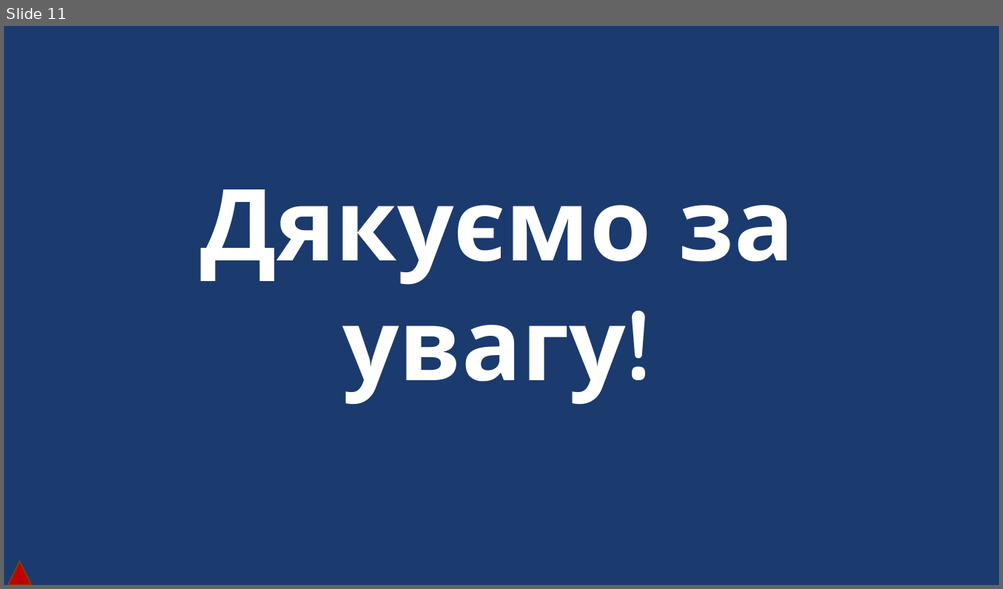
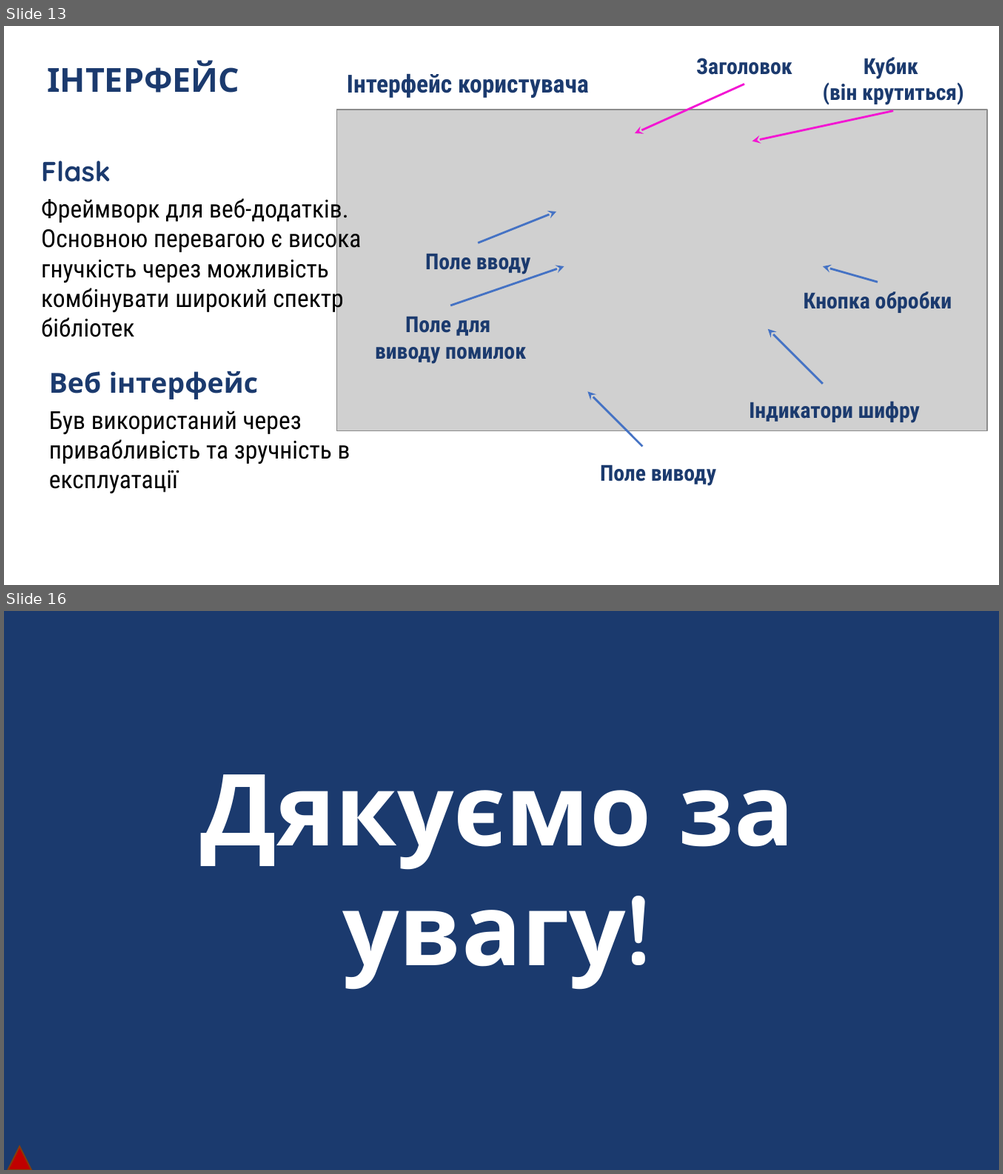
Before and after one commit to DaniilKhortov/BlackBox, a slide deck: BlackBox.pptx. Shown one above the other, each under a label of ours: slide 11 before the commit, slides 13 and 16 after it; the slides between them are not shown. The pictures are 1003x589 and 1003x1174 pixels, drawn with LibreOffice and Linux fonts; fonts in the diff are those of the drawing; grey boxes stand for pictures; background and template pictures are left out. Boxes give left, top, right and bottom in pixels: in the first picture for what was removed or moved away, otherwise in the second. Text is boxed around its words. In the diff, an @@ line names an element or a change of style, - is before the commit and + after.

```diff
--- a/BlackBox.pptx
+++ b/BlackBox.pptx
@@ slide 13 added at box(4, 26, 999, 585), background #FFFFFF @@
@@ text added at box(47, 61, 239, 93), 24 pt, text #1B3A6E, bold @@
+ІНТЕРФЕЙС
@@ text added at box(696, 58, 792, 75), 16 pt, text #1B3A6E, bold @@
+Заголовок
@@ text added at box(822, 57, 964, 105), 16 pt, text #1B3A6E, bold @@
+Кубик
+(він крутиться)
@@ text added at box(347, 73, 589, 98), 18 pt, text #1B3A6E, bold @@
+Інтерфейс користувача
@@ arrow added from (744, 84) to (634, 133), #F315D3 1.5 pt @@
@@ picture added at box(337, 110, 987, 431) @@
@@ arrow added from (893, 110) to (752, 141), #F315D3 1.5 pt @@
@@ text added at box(41, 161, 111, 182), 20 pt, text #1B3A6E, bold @@
+Flask
@@ text added at box(41, 195, 361, 338), 18 pt, text #000000 @@
+Фреймворк для веб-додатків.
+Основною перевагою є висока гнучкість через можливість комбінувати широкий спектр бібліотек
@@ arrow added from (478, 243) to (556, 212), #4472C4 1.5 pt @@
@@ text added at box(425, 254, 531, 275), 16 pt, text #1B3A6E, bold @@
+Поле вводу
@@ arrow added from (450, 306) to (564, 266), #4472C4 1.5 pt @@
@@ arrow added from (877, 283) to (822, 266), #4472C4 1.5 pt @@
@@ text added at box(803, 292, 952, 313), 16 pt, text #1B3A6E, bold @@
+Кнопка обробки
@@ text added at box(375, 317, 526, 364), 16 pt, text #1B3A6E, bold @@
+Поле для
+виводу помилок
@@ arrow added from (822, 384) to (768, 329), #4472C4 1.5 pt @@
@@ text added at box(49, 372, 258, 400), 20 pt, text #1B3A6E, bold @@
+Веб інтерфейс
@@ arrow added from (643, 447) to (588, 392), #4472C4 1.5 pt @@
@@ text added at box(748, 401, 919, 423), 16 pt, text #1B3A6E, bold @@
+Індикатори шифру
@@ text added at box(49, 411, 350, 494), 18 pt, text #000000 @@
+Був використаний через привабливість та зручність в експлуатації
@@ text added at box(600, 465, 716, 486), 16 pt, text #1B3A6E, bold @@
+Поле виводу
@@ what was slide 11 is now slide 16 @@
```
Also in this commit, not shown: 1 slide changed, 13 other slides added, 9 slides removed, 6 other files.
